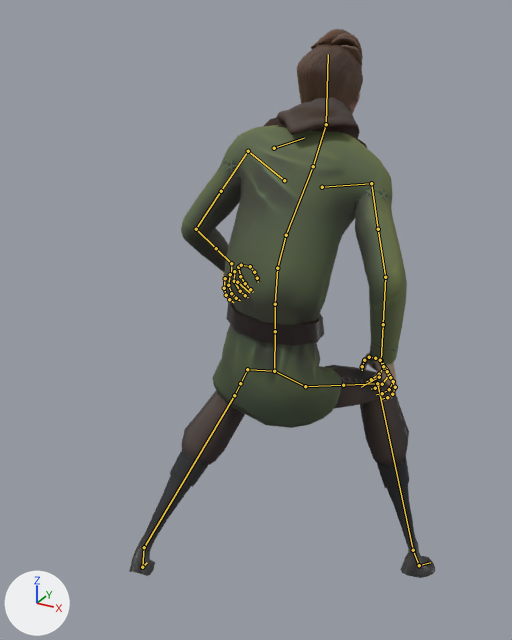
What one commit did to the Blender file Victor/Character Animation/ThirdPerson/Locomotion_3rdPerson_ExportClean.blend.
Rendered twice from a 50 mm camera at (0.724, -1.506, 1.537) aimed at (-0.069, -0.063, 0.816). The lights are fixed; the arrows at lower left show +X, +Y and +Z. Both versions are drawn at frame 17 of the action 'CrouchWalk_L'; the numbers are the values there. The bones that bend it are drawn over the model as lines.

Objects in the first picture: 'mc_body.001', 'mc_clothing.003', 'mc_clothing.004'.
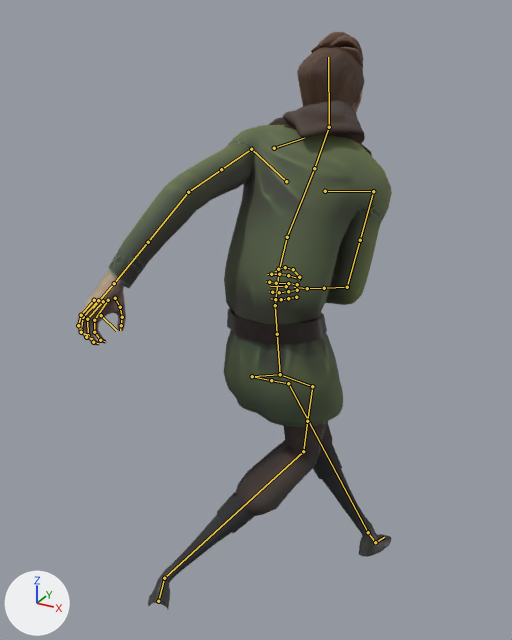
Boxes (x1, y1, x2, y2) around the edits, measured in the pictures (512 x 640 px):
'mc_clothing.003', posed (26% wider): before (181, 98, 407, 428); after (108, 100, 392, 427)
'mc_clothing.004', posed: before (129, 365, 435, 578); after (148, 421, 391, 609)
'mc_body.001', posed (64% wider, 16% shorter): before (222, 29, 397, 401); after (76, 32, 364, 345)

What the commit changed:
Bone 'CTRL_Hips.001' (bone_ctrl_hips_001) turns from (4, -1, -1) to (3, 4, 3) degrees about its own x, y and z.
Bone 'CTRL_FK_Torso.001' (bone_ctrl_fk_torso_001) turns from (-22, 0, 1) to (-22, 0, -1) degrees about its own x, y and z.
Bone 'CTRL_FK_Torso.002' (bone_ctrl_fk_torso_002) turns from (-19, 6, -3) to (-19, 3, 0) degrees about its own x, y and z.
Bone 'CTRL_FK_Torso.003' (bone_ctrl_fk_torso_003) turns from (-11, 2, 0) to (-12, 11, -2) degrees about its own x, y and z.
Bone 'FK_Bicep.L.001' (bone_fk_bicep_l_001) turns from (-33, 8, 37) to (25, -3, 53) degrees about its own x, y and z.
Bone 'FK_ForeArm.L.001' (bone_fk_forearm_l_001) turns from (-40, 0, 0) to (-18, 0, 0) degrees about its own x, y and z.
Bone 'FK_Hand.L.001' (bone_fk_hand_l_001) turns from (17, 0, -16) to (-8, 16, -14) degrees about its own x, y and z.
Bone 'FK_Bicep.R.001' (bone_fk_bicep_r_001) turns from (-4, 4, -46) to (-41, -11, -47) degrees about its own x, y and z.
Bone 'FK_ForeArm.R.001' (bone_fk_forearm_r_001) turns from (-34, 0, 0) to (-44, 0, 0) degrees about its own x, y and z.
Bone 'FK_Hand.R.001' (bone_fk_hand_r_001) turns from (-24, -14, 36) to (-8, -12, 3) degrees about its own x, y and z.
Bone 'CTRL_foot.L.001' (bone_ctrl_foot_l_001) moves from (-0.253, 0.01, 0.223) to (0.304, 0.002, -0.216).
Bone 'CTRL_foot.L.001' (bone_ctrl_foot_l_001) turns from (-18, 19, -7) to (-3, -11, 6) degrees about its own x, y and z.
Bone 'CTRL_footRoll.L.001' (bone_ctrl_footroll_l_001) turns from (-32, 0, 0) to (-15, 0, 0) degrees about its own x, y and z.
Bone 'CTRL_foot.R.001' (bone_ctrl_foot_r_001) moves from (0.25, -0.003, -0.191) to (-0.313, 0.03, 0.319).
Bone 'CTRL_foot.R.001' (bone_ctrl_foot_r_001) turns from (-4, -26, 1) to (-36, 27, -18) degrees about its own x, y and z.
Bone 'CTRL_footRoll.R.001' (bone_ctrl_footroll_r_001) turns from (-24, 0, 0) to (-30, 0, 0) degrees about its own x, y and z.
Bone 'CTRL_FK_Thumb.L.002' (bone_ctrl_fk_thumb_l_002) turns from (-19, 0, 0) to (-8, 0, 0) degrees about its own x, y and z.
Bone 'CTRL_FK_Index.R.004' (bone_ctrl_fk_index_r_004) turns from (-29, 0, 0) to (-21, 0, 0) degrees about its own x, y and z.
Bone 'CTRL_FK_Middle.R.003' (bone_ctrl_fk_middle_r_003) turns from (-29, 0, 0) to (-25, 0, 0) degrees about its own x, y and z.
Bone 'CTRL_FK_Middle.R.004' (bone_ctrl_fk_middle_r_004) turns from (-29, 0, 0) to (-21, 0, 0) degrees about its own x, y and z.
Bone 'CTRL_FK_Ring.R.003' (bone_ctrl_fk_ring_r_003) turns from (-29, 0, 0) to (-25, 0, 0) degrees about its own x, y and z.
Bone 'CTRL_FK_Ring.R.004' (bone_ctrl_fk_ring_r_004) turns from (-29, 0, 0) to (-21, 0, 0) degrees about its own x, y and z.
Bone 'CTRL_FK_Thumb.R.002' (bone_ctrl_fk_thumb_r_002) turns from (-8, 0, 0) to (-19, 0, 0) degrees about its own x, y and z.
Bone 'CTRL_FK_Pinky.R.003' (bone_ctrl_fk_pinky_r_003) turns from (-29, 0, 0) to (-25, 0, 0) degrees about its own x, y and z.
Bone 'CTRL_FK_Pinky.R.004' (bone_ctrl_fk_pinky_r_004) turns from (-29, 0, 0) to (-21, 0, 0) degrees about its own x, y and z.
Bone 'CTRL_FK_Head.001' (bone_ctrl_fk_head_001) turns from (49, -6, -2) to (48, -17, 0) degrees about its own x, y and z.
